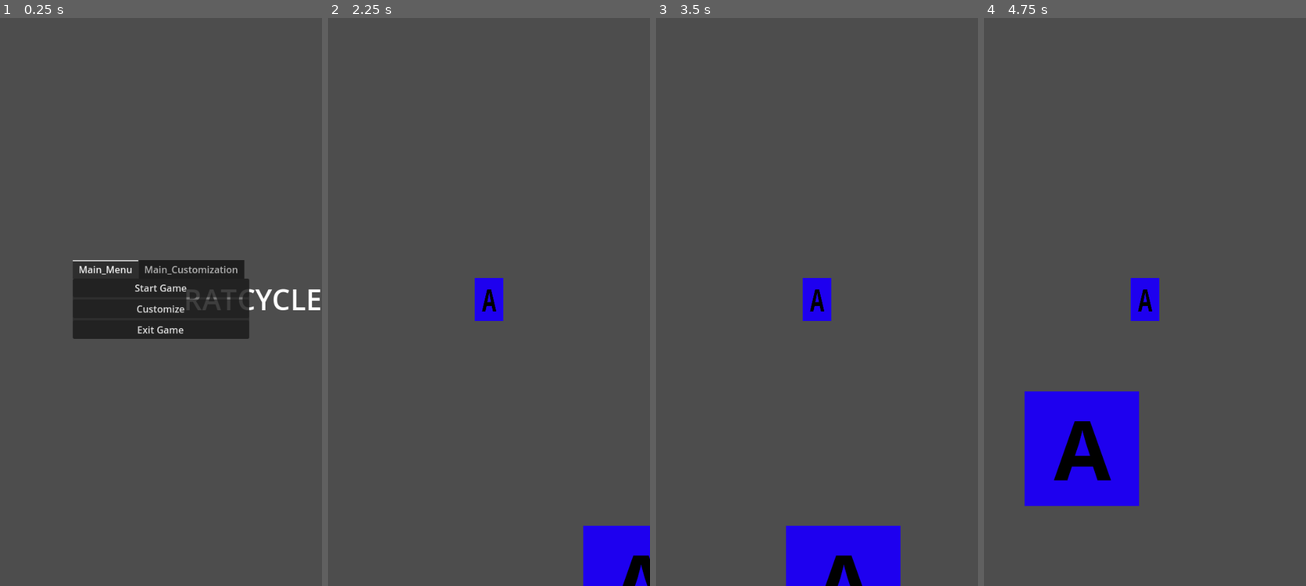
Above: before the commit, frames 1-4 (left to right).
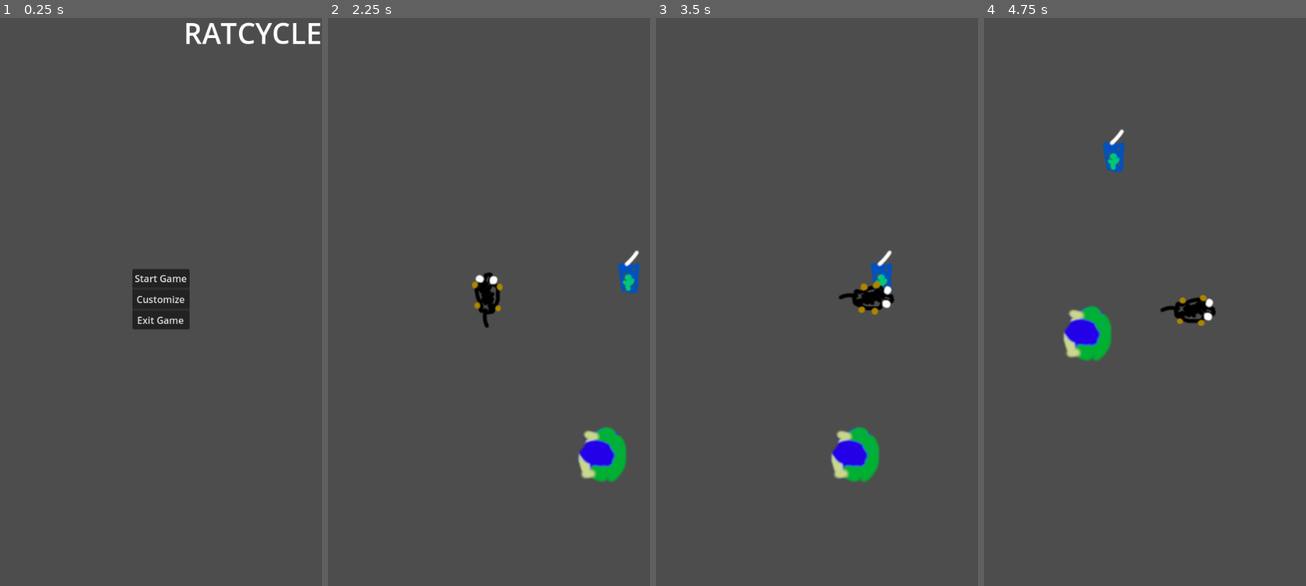
Above: after the commit, the same moments.

Repository: GRASTROY-Creations/TBM_RGJ
Game: Godot game, scene res://05_menu/05_menu.tscn
Two runs of this game, one before a commit and one after it. Both use one fixed random seed, a clock stepped at 60 frames per second and the inputs below.
Inputs:
- Up to frame 1 (0.25 s): no input
- Up to frame 2 (2.25 s): click "Customize" at 0.5 s; click "Back to Menu" at 1.25 s; click "Start Game" at 2 s
- Up to frame 3 (3.5 s): tap Enter at 2.75 s; hold D (game_right) from 2.78 s (still down); tap C (game_cling) at 2.85 s
- Up to frame 4 (4.75 s): release D (game_right) at 3.53 s; hold Down (game_down) 3.53-4.28 s; tap C (game_cling) at 3.6, 4.35 s; hold D (game_right) from 4.28 s (still down)

The runs differ from the first frame. In frame 1, 6.9% of the frame differs, in the area x 22-100%, y 0-57%; in frame 2, 4.4%; in frame 3, 6.4%; in frame 4, 10%, in the area x 12-72%, y 19-87%.

Commit message:
added some pickable mechanics

Diff:
--- /dev/null
+++ b/00_global/00_character_2d.tscn
@@ -0,0 +1,34 @@
+[gd_scene load_steps=5 format=3 uid="uid://cyh25p5ysy5iu"]
+
+[ext_resource type="Script" path="res://00_global/00_character_2d_script.gd" id="1_kcgqa"]
+[ext_resource type="SpriteFrames" uid="uid://dupfg1nph23kd" path="res://00_global/player_sprite_frames.tres" id="2_8xndv"]
+
+[sub_resource type="RectangleShape2D" id="RectangleShape2D_xeiko"]
+size = Vector2(109, 180)
+
+[sub_resource type="RectangleShape2D" id="RectangleShape2D_ehp13"]
+size = Vector2(215.25, 147.125)
+
+[node name="00Character2d" type="CharacterBody2D"]
+script = ExtResource("1_kcgqa")
+
+[node name="CollisionShape2D" type="CollisionShape2D" parent="."]
+shape = SubResource("RectangleShape2D_xeiko")
+
+[node name="AnimatedSprite2D" type="AnimatedSprite2D" parent="."]
+position = Vector2(1.19209e-07, -2.98023e-07)
+sprite_frames = ExtResource("2_8xndv")
+frame = 1
+frame_progress = 0.613468
+
+[node name="Area2D" type="Area2D" parent="."]
+input_pickable = false
+monitorable = false
+
+[node name="CollisionShape2D_front_zone" type="CollisionShape2D" parent="Area2D"]
+position = Vector2(0, -170)
+shape = SubResource("RectangleShape2D_ehp13")
+
+[node name="Camera2D" type="Camera2D" parent="."]
+position_smoothing_enabled = true
+position_smoothing_speed = 3.0
--- /dev/null
+++ b/00_global/00_character_2d_script.gd
@@ -0,0 +1,81 @@
+extends CharacterBody2D
+
+const CON_SPEED = 300.0
+var v_char_cam : Camera2D;
+var v_char_sprite : AnimatedSprite2D
+var v_activation_collider : Area2D
+var v_active_subitem : Area2D
+
+func _ready() -> void:
+	v_char_sprite = get_node("AnimatedSprite2D")
+	v_activation_collider = get_node("Area2D")
+	pass
+
+func _process(delta: float) -> void:
+	pass
+
+func _physics_process(delta: float) -> void:
+	f_movement()
+	f_rotation()
+	f_play_moving_anim()
+	f_pickup_items()
+	pass
+
+func f_add_pickable(item : Area2D):
+	if item != null:
+		print("Picking up failed: null error")
+		return;
+	print("Picking up !!!")
+	v_activation_collider.monitoring = false;
+	v_active_subitem = item;
+	v_activation_collider.add_child(v_active_subitem)
+	return;
+
+func f_pickup_items():
+	if Input.is_action_just_released("game_cling"):
+
+		if v_active_subitem != null:
+			print("Letting it fall")
+			v_activation_collider.remove_child(v_active_subitem)
+			get_tree().root.get_node("LayerItems").add_child(v_active_subitem)
+			v_active_subitem = null;
+			return
+
+		var colliding_objects = v_activation_collider.get_overlapping_areas();
+		if colliding_objects.size() > 0:
+			for item in colliding_objects:
+				if item.has_method("f_pickup_item"):
+					print("Calls Function")
+					item.f_pickup_item(self);
+					# item -> send pickup
+					break;
+			print("Collision Detected");
+			return
+		else:
+			print("Nothing to Pick up")
+			return
+	pass
+
+func f_play_moving_anim():
+	if velocity.length() != 0:
+		v_char_sprite.play()
+	else:
+		v_char_sprite.stop()
+	return
+
+func f_movement():
+	var direction_x := Input.get_axis("game_left", "game_right")
+	var direction_y := Input.get_axis("game_up", "game_down")
+	if direction_x or direction_y:
+		velocity = Vector2(direction_x, direction_y) * CON_SPEED
+	else:
+		direction_x = move_toward(direction_x, 0, CON_SPEED)
+		direction_y = move_toward(direction_y, 0, CON_SPEED)
+		velocity = Vector2(direction_x, direction_y) * CON_SPEED
+	move_and_slide()
+	return
+
+func f_rotation():
+	if velocity.length() != 0:
+		global_rotation = velocity.angle() + deg_to_rad(90)
+	return
--- /dev/null
+++ b/00_global/01_pickable_2d.gd
@@ -0,0 +1,15 @@
+extends Node2D
+
+func _ready() -> void:
+	pass
+
+func _process(delta: float) -> void:
+	pass
+
+
+func f_pickup_item(player_ref : CharacterBody2D):
+	print("Item picked up succs")
+	player_ref.f_add_pickable(self)
+	# item despawn
+	# player add inv
+	pass
--- /dev/null
+++ b/00_global/01_pickable_2d.tscn
@@ -0,0 +1,17 @@
+[gd_scene load_steps=4 format=3 uid="uid://dr2lrkm1bxp3"]
+
+[ext_resource type="Script" path="res://00_global/01_pickable_2d.gd" id="1_rw6af"]
+[ext_resource type="Texture2D" uid="uid://db0gjy8anwi7b" path="res://00_global/01_pickable_a.png" id="1_w38ff"]
+
+[sub_resource type="RectangleShape2D" id="RectangleShape2D_vydf8"]
+size = Vector2(125, 164)
+
+[node name="00Pickable2d" type="Area2D"]
+scale = Vector2(0.5, 0.5)
+script = ExtResource("1_rw6af")
+
+[node name="CollisionShape2D" type="CollisionShape2D" parent="."]
+shape = SubResource("RectangleShape2D_vydf8")
+
+[node name="Sprite2D" type="Sprite2D" parent="."]
+texture = ExtResource("1_w38ff")
--- /dev/null
+++ b/00_global/02_man.tscn
@@ -0,0 +1,14 @@
+[gd_scene load_steps=3 format=3 uid="uid://4jgm7r31swjh"]
+
+[ext_resource type="Texture2D" uid="uid://kyprqltbcp15" path="res://00_global/02_man_a.png" id="1_xs038"]
+
+[sub_resource type="RectangleShape2D" id="RectangleShape2D_gcdix"]
+
+[node name="02Man" type="RigidBody2D"]
+gravity_scale = 0.0
+
+[node name="02ManA" type="Sprite2D" parent="."]
+texture = ExtResource("1_xs038")
+
+[node name="CollisionShape2D" type="CollisionShape2D" parent="."]
+shape = SubResource("RectangleShape2D_gcdix")
--- a/00_global/character_body_2d.gd
+++ /dev/null
@@ -1,24 +0,0 @@
-extends CharacterBody2D
-
-const SPEED = 300.0
-const JUMP_VELOCITY = -400.0
-
-func _process(delta: float) -> void:
-	if Input.is_action_just_released("game_menu"):
-		get_tree().change_scene_to_file("res://10_game/10_game.tscn");
-	pass
-
-func _physics_process(delta: float) -> void:
-	# Get the input direction and handle the movement/deceleration.
-	# As good practice, you should replace UI actions with custom gameplay actions.
-	var direction_x := Input.get_axis("game_left", "game_right")
-	var direction_y := Input.get_axis("game_up", "game_down")
-	if direction_x or direction_y:
-		velocity = Vector2(direction_x, direction_y) * SPEED
-	else:
-		direction_x = move_toward(direction_x, 0, SPEED)
-		direction_y = move_toward(direction_y, 0, SPEED)
-		velocity = Vector2(direction_x, direction_y) * SPEED
-
-	move_and_slide()
-	pass
--- a/00_global/player_sprite_frames.tres
+++ b/00_global/player_sprite_frames.tres
@@ -1,12 +1,16 @@
-[gd_resource type="SpriteFrames" load_steps=2 format=3 uid="uid://dupfg1nph23kd"]
+[gd_resource type="SpriteFrames" load_steps=3 format=3 uid="uid://dupfg1nph23kd"]
 
-[ext_resource type="Texture2D" uid="uid://b50lrw6vn6281" path="res://00_global/placeholder.png" id="1_5a5re"]
+[ext_resource type="Texture2D" uid="uid://cgp4tjvectluk" path="res://00_global/00_character_a.png" id="1_kdu4q"]
+[ext_resource type="Texture2D" uid="uid://qyuoxhh4cotf" path="res://00_global/00_character_b.png" id="2_q7jke"]
 
 [resource]
 animations = [{
 "frames": [{
 "duration": 1.0,
-"texture": ExtResource("1_5a5re")
+"texture": ExtResource("1_kdu4q")
+}, {
+"duration": 1.0,
+"texture": ExtResource("2_q7jke")
 }],
 "loop": true,
 "name": &"default",
--- a/05_menu/05_menu.tscn
+++ b/05_menu/05_menu.tscn
@@ -24,7 +24,6 @@
 anchor_bottom = 1.0
 grow_horizontal = 2
 grow_vertical = 2
-alignment = 1
 
 [node name="Label" type="Label" parent="VBoxContainer"]
 layout_mode = 2
@@ -51,6 +50,7 @@
 tab_alignment = 2
 current_tab = 0
 clip_tabs = false
+tabs_visible = false
 
 [node name="Main_Menu" type="VBoxContainer" parent="CenterContainer/VBoxContainer/TabContainer"]
 layout_mode = 2
@@ -86,7 +86,7 @@
 text = "Back to Menu"
 script = ExtResource("1_pbxuu")
 
-[connection signal="button_up" from="CenterContainer/VBoxContainer/TabContainer/Main_Menu/Button_Start" to="." method="f_05_load_level"]
-[connection signal="button_up" from="CenterContainer/VBoxContainer/TabContainer/Main_Menu/Button_Customize" to="CenterContainer/VBoxContainer/TabContainer/Main_Menu/Button_Customize" method="f_05_customize_open_tab"]
-[connection signal="button_up" from="CenterContainer/VBoxContainer/TabContainer/Main_Menu/Button_Exit" to="." method="f_05_exit_game"]
-[connection signal="button_up" from="CenterContainer/VBoxContainer/TabContainer/Main_Customization/Button" to="." method="f_05_customize_back_to_menu"]
+[connection signal="button_up" from="CenterContainer/VBoxContainer/TabContainer/Main_Menu/Button_Start" to="." method="fc_05_load_level"]
+[connection signal="button_up" from="CenterContainer/VBoxContainer/TabContainer/Main_Menu/Button_Customize" to="CenterContainer/VBoxContainer/TabContainer/Main_Menu/Button_Customize" method="fc_05_customize_open_tab"]
+[connection signal="button_up" from="CenterContainer/VBoxContainer/TabContainer/Main_Menu/Button_Exit" to="." method="fc_05_exit_game"]
+[connection signal="button_up" from="CenterContainer/VBoxContainer/TabContainer/Main_Customization/Button" to="." method="fc_05_customize_back_to_menu"]
--- a/05_menu/05_menu_script.gd
+++ b/05_menu/05_menu_script.gd
@@ -1,28 +1,27 @@
 extends Control;
 
-var v_Main_Tab_Container;
+var v_Main_Tab_Container : TabContainer;
 
-# Called when the node enters the scene tree for the first time.
 func _ready() -> void:
-	v_Main_Tab_Container = get_node("%TabContainer") as TabContainer;
-	pass # Replace with function body.
+	v_Main_Tab_Container = get_node("%TabContainer");
+	pass
 
-# Called every frame. 'delta' is the elapsed time since the previous frame.
 func _process(delta: float) -> void:
 	pass
 
-func f_05_load_level():
+
+func fc_05_load_level():
 	get_tree().change_scene_to_file("res://10_game/10_game.tscn");
 	return;
 
-func f_05_customize_open_tab():
+func fc_05_customize_open_tab():
 	v_Main_Tab_Container.set_current_tab(1);
 	return;
 
-func f_05_customize_back_to_menu():
+func fc_05_customize_back_to_menu():
 	v_Main_Tab_Container.set_current_tab(0);
 	return;
 
-func f_05_exit_game():
+func fc_05_exit_game():
 	get_tree().quit(0);
 	return;
--- a/10_game/10_game.gd
+++ b/10_game/10_game.gd
@@ -1,10 +1,9 @@
 extends Node2D
 
+func _ready() -> void:
+	pass
 
-# Called when the node enters the scene tree for the first time.
-func _ready() -> void:
-	pass # Replace with function body.
-
-# Called every frame. 'delta' is the elapsed time since the previous frame.
 func _process(delta: float) -> void:
+	if Input.is_action_just_released("game_menu"):
+		get_tree().change_scene_to_file("res://10_game/10_game.tscn");
 	pass
--- a/10_game/10_game.tscn
+++ b/10_game/10_game.tscn
@@ -1,29 +1,33 @@
-[gd_scene load_steps=6 format=3 uid="uid://cnb6biwh7o5nf"]
+[gd_scene load_steps=5 format=3 uid="uid://cnb6biwh7o5nf"]
 
-[ext_resource type="Texture2D" uid="uid://b50lrw6vn6281" path="res://00_global/placeholder.png" id="1_iho6t"]
 [ext_resource type="Script" path="res://10_game/10_game.gd" id="1_kkphy"]
-[ext_resource type="Script" path="res://00_global/character_body_2d.gd" id="2_cnj6a"]
-[ext_resource type="SpriteFrames" uid="uid://dupfg1nph23kd" path="res://00_global/player_sprite_frames.tres" id="2_vl6l7"]
-
-[sub_resource type="CapsuleShape2D" id="CapsuleShape2D_8tugj"]
+[ext_resource type="PackedScene" uid="uid://dr2lrkm1bxp3" path="res://00_global/01_pickable_2d.tscn" id="3_nnopv"]
+[ext_resource type="PackedScene" uid="uid://cyh25p5ysy5iu" path="res://00_global/00_character_2d.tscn" id="3_v7m6g"]
+[ext_resource type="PackedScene" uid="uid://4jgm7r31swjh" path="res://00_global/02_man.tscn" id="4_spbvx"]
 
 [node name="10Game" type="Node2D"]
 script = ExtResource("1_kkphy")
 
-[node name="Placeholder" type="Sprite2D" parent="."]
-position = Vector2(254, 475)
-texture = ExtResource("1_iho6t")
+[node name="LayerGround" type="Node2D" parent="."]
 
-[node name="CharacterBody2D" type="CharacterBody2D" parent="."]
-scale = Vector2(3, 3)
-script = ExtResource("2_cnj6a")
+[node name="LayerWalls" type="Node2D" parent="."]
 
-[node name="CollisionShape2D" type="CollisionShape2D" parent="CharacterBody2D"]
-shape = SubResource("CapsuleShape2D_8tugj")
+[node name="LayerItems" type="Node2D" parent="."]
 
-[node name="Camera2D" type="Camera2D" parent="CharacterBody2D"]
+[node name="00Pickable2d" parent="LayerItems" instance=ExtResource("3_nnopv")]
+position = Vector2(303, 211)
 
-[node name="AnimatedSprite2D" type="AnimatedSprite2D" parent="CharacterBody2D"]
-position = Vector2(1.19209e-07, -2.98023e-07)
-scale = Vector2(0.0833333, 0.125)
-sprite_frames = ExtResource("2_vl6l7")
+[node name="LayerPlayer" type="Node2D" parent="."]
+
+[node name="00Character2d" parent="LayerPlayer" instance=ExtResource("3_v7m6g")]
+position = Vector2(67, 247)
+scale = Vector2(0.5, 0.5)
+
+[node name="LayerHumans" type="Node2D" parent="."]
+
+[node name="02Man" parent="LayerHumans" instance=ExtResource("4_spbvx")]
+position = Vector2(265, 526)
+
+[node name="LayerMetro" type="Node2D" parent="."]
+
+[node name="LayerCeiling" type="Node2D" parent="."]
Not shown, added: 00_global/00_character.png.import
Binary file added: 00_global/00_character_.png
Not shown, added: 00_global/00_character_.png.import
Binary file added: 00_global/00_character_a.png
Not shown, added: 00_global/00_character_a.png.import
Binary file added: 00_global/00_character_b.png
Not shown, added: 00_global/00_character_b.png.import
Binary file added: 00_global/01_pickable_a.png
Not shown, added: 00_global/01_pickable_a.png.import
Binary file added: 00_global/02_man_a.png
Not shown, added: 00_global/02_man_a.png.import
Binary file added: 00_global/02_man_b.png
(and 5 more such lines)
